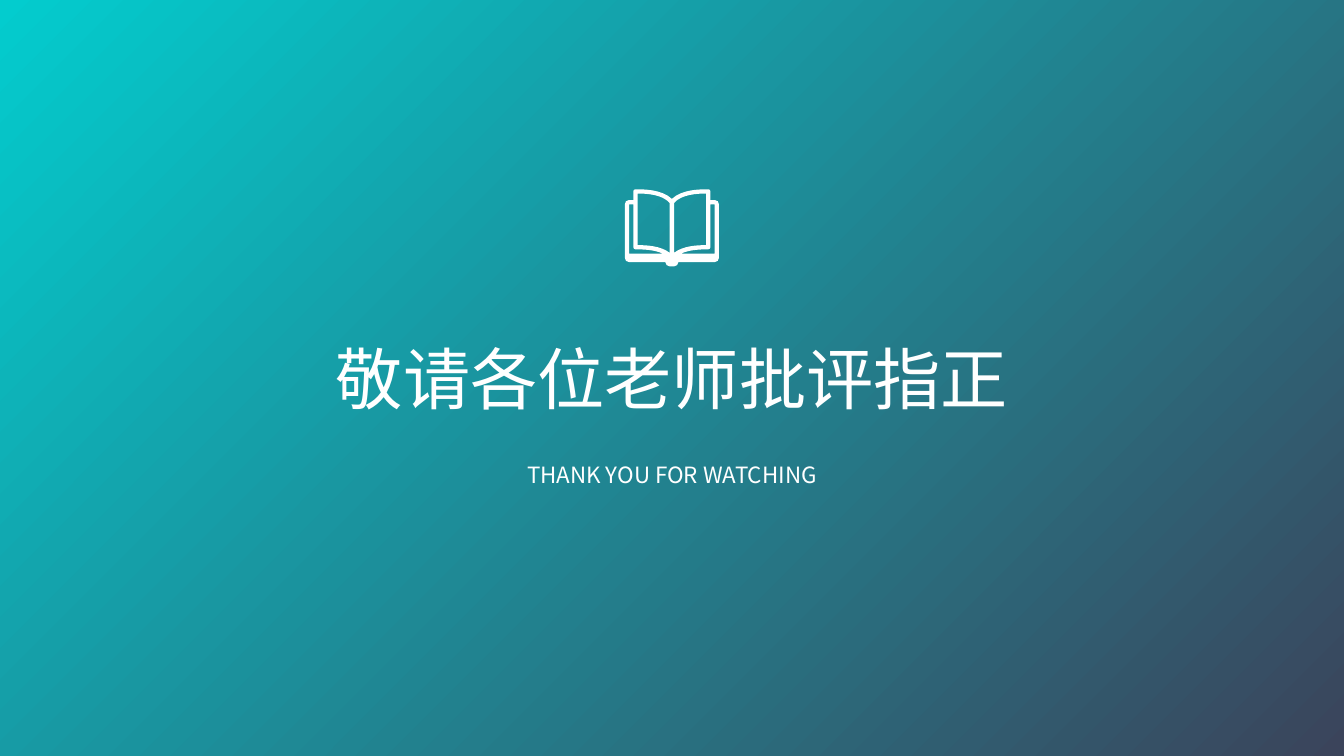
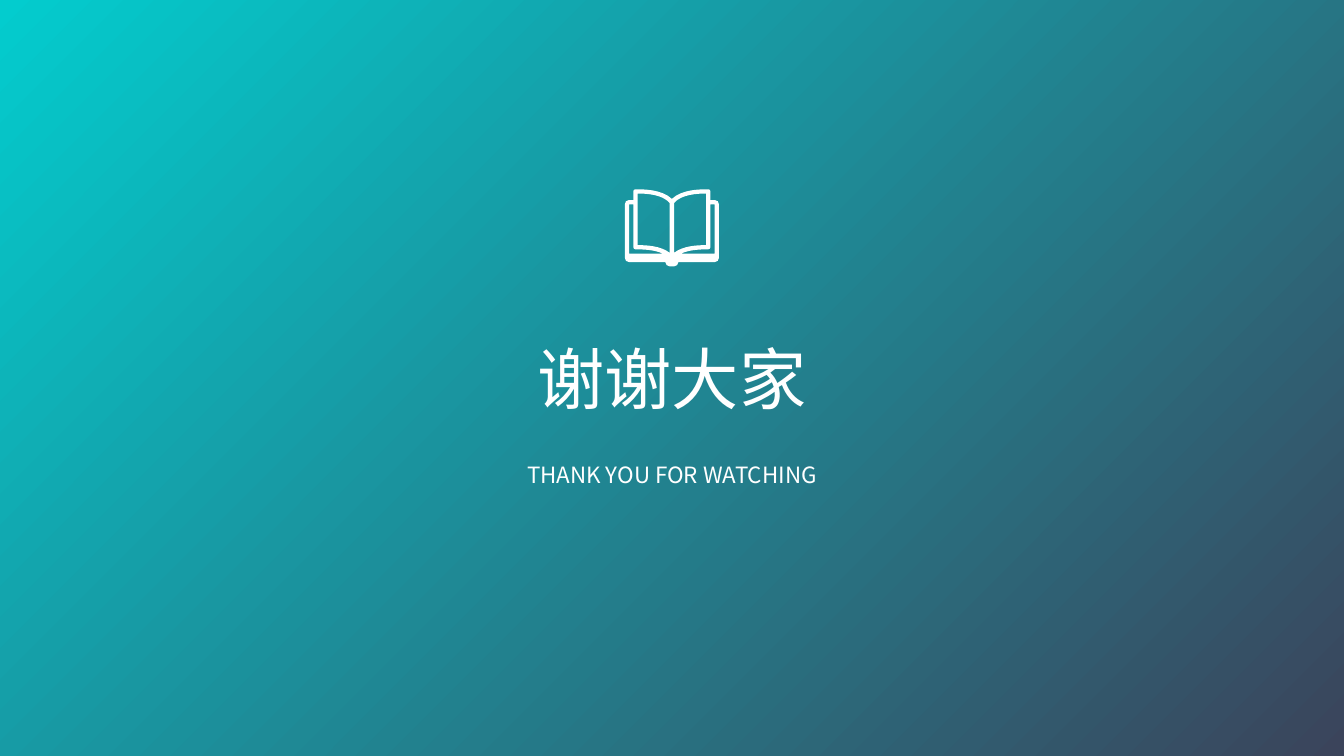
Before and after one commit to Brace-orange/cst_biye, a slide deck: slide 10 of 毕业设计ppt/1-1P41ZZ017/渐变顶部导航论文答辩PPT模板2.pptx (slide 32 before the commit). Drawn at 1344x756 pixels with LibreOffice and Linux fonts; fonts in the diff are those of the drawing. Boxes give left, top, right and bottom in pixels: in the first picture for what was removed or moved away, otherwise in the second. Text is boxed around its words. In the diff, an @@ line names an element or a change of style, - is before the commit and + after.

```diff
--- a/毕业设计ppt/1-1P41ZZ017/渐变顶部导航论文答辩PPT模板2.pptx
+++ b/毕业设计ppt/1-1P41ZZ017/渐变顶部导航论文答辩PPT模板2.pptx
@@ text at [538, 347, 807, 410]: text changed @@
-敬请各位老师批评指正
+谢谢大家
```
Also in this commit, not shown: 9 other slides changed, 23 slides removed, 13 other files.
